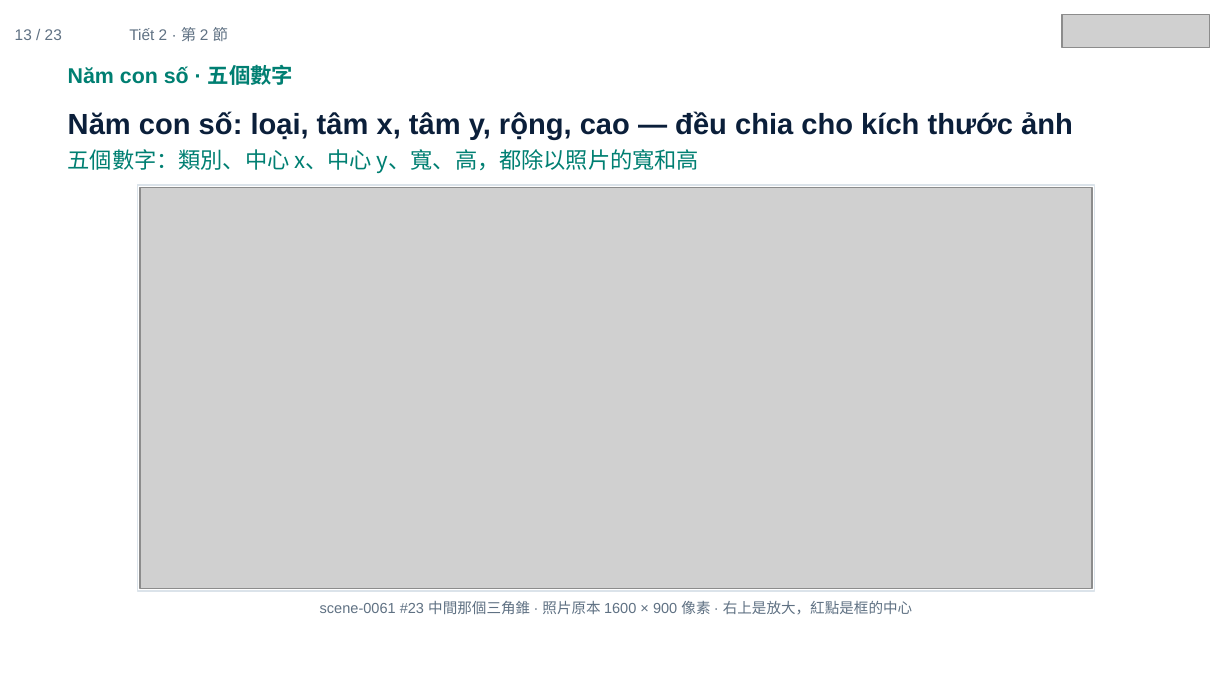
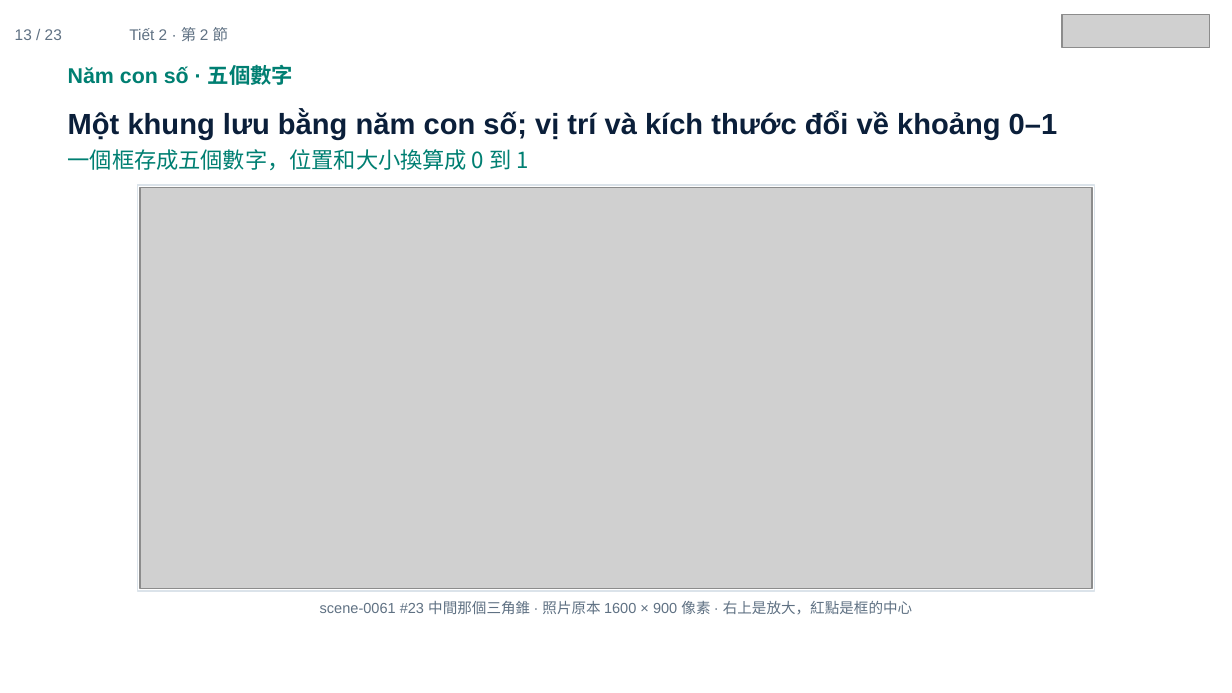
Before and after one commit to ch-neural/MITUST-Principles-of-Self-Driving-Cars, a slide deck: slide 13 of 第十週(11-12)/第十週_第2節_簡報.pptx. Drawn at 1232x693 pixels with LibreOffice and Linux fonts; fonts in the diff are those of the drawing; grey boxes stand for pictures. Boxes give left, top, right and bottom in pixels: in the first picture for what was removed or moved away, otherwise in the second. Text is boxed around its words. In the diff, an @@ line names an element or a change of style, - is before the commit and + after.

```diff
--- a/第十週(11-12)/第十週_第2節_簡報.pptx
+++ b/第十週(11-12)/第十週_第2節_簡報.pptx
@@ text at (68,111,1058,171): text changed @@
-Năm con số: loại, tâm x, tâm y, rộng, cao — đều chia cho kích thước ảnh
-五個數字：類別、中心 x、中心 y、寬、高，都除以照片的寬和高
+Một khung lưu bằng năm con số; vị trí và kích thước đổi về khoảng 0–1
+一個框存成五個數字，位置和大小換算成 0 到 1
```
Also in this commit, not shown: 12 other slides changed.
